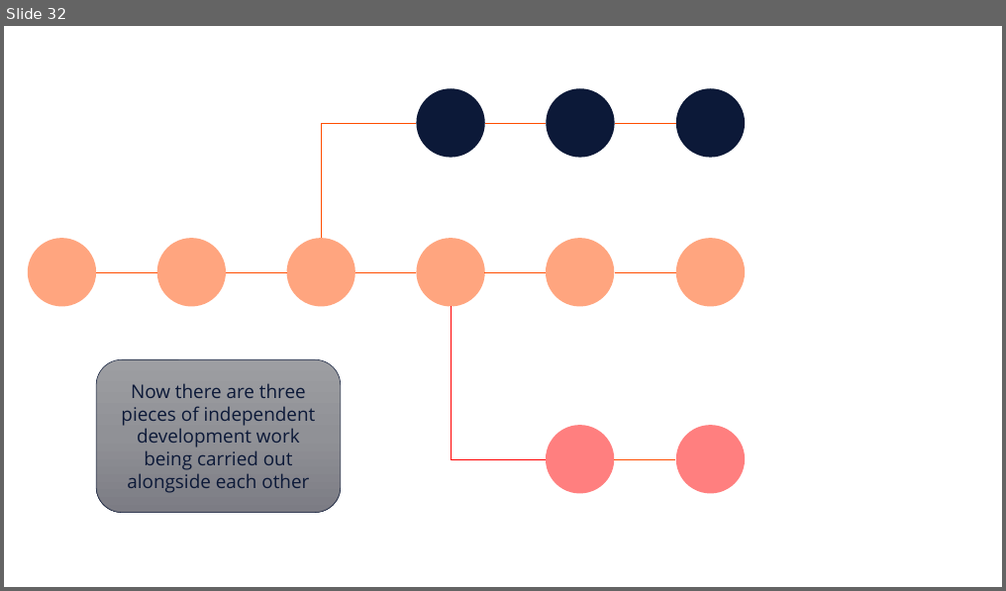
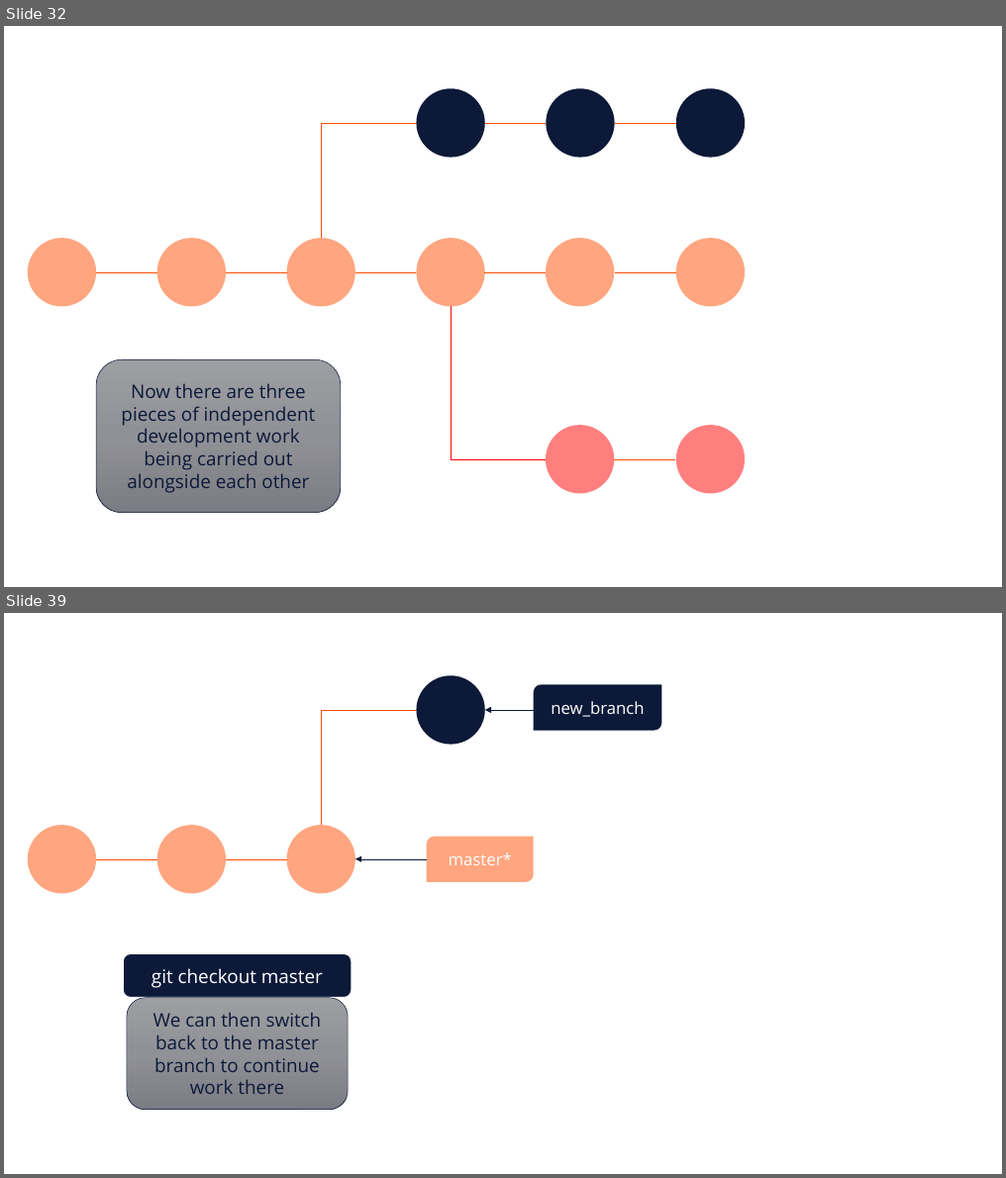
Before and after one commit to e815135/Shiny-App-Project, a slide deck: making basic workflow diagram.pptx. Shown one above the other, each under a label of ours: slide 32 before the commit, slides 32 and 39 after it; the slides between them are not shown. The pictures are 1006x591 and 1006x1178 pixels, drawn with LibreOffice and Linux fonts; fonts in the diff are those of the drawing. Boxes give left, top, right and bottom in pixels: in the first picture for what was removed or moved away, otherwise in the second. Text is boxed around its words. In the diff, an @@ line names an element or a change of style, - is before the commit and + after.

Commit message:
create working on a branch page and add ui and server functions for merge pages

```diff
--- a/making basic workflow diagram.pptx
+++ b/making basic workflow diagram.pptx
@@ slide 39 added at <box>4,613,1002,1174</box>, background #FFFFFF @@
@@ ellipse added at <box>417,676,485,745</box>, fill #0C1938 @@
@@ round diag rect added at <box>534,685,662,731</box>, fill #0C1938, 16 pt, text #FFFFFF @@
+new_branch
@@ elbow line added from (322, 825) to (417, 710), #FF4D00 0.5 pt @@
@@ arrow added from (534, 710) to (485, 710), #0C1938 0.5 pt @@
@@ round diag rect added at <box>426,837,534,882</box>, fill #FF4D00 at 50% opacity, 16 pt, text #FFFFFF @@
+master*
@@ group added at <box>27,825,355,894</box>: 3 ellipses, 2 lines @@
@@ arrow added from (426, 860) to (355, 860), #0C1938 0.5 pt @@
@@ rounded rectangle added at <box>123,954,352,998</box>, fill #0C1938, outline #FFFFFF 1.5 pt, 18 pt, text #FFFFFF @@
+git checkout master
@@ rounded rectangle added at <box>127,998,348,1110</box>, fill gradient #9E9EA3 to #909196 to #7C7D84, outline #0C1938 0.5 pt, 18 pt, text #0C1938 @@
+We can then switch back to the master branch to continue work there
```
Also in this commit, not shown: 16 other slides added, 13 other files.
